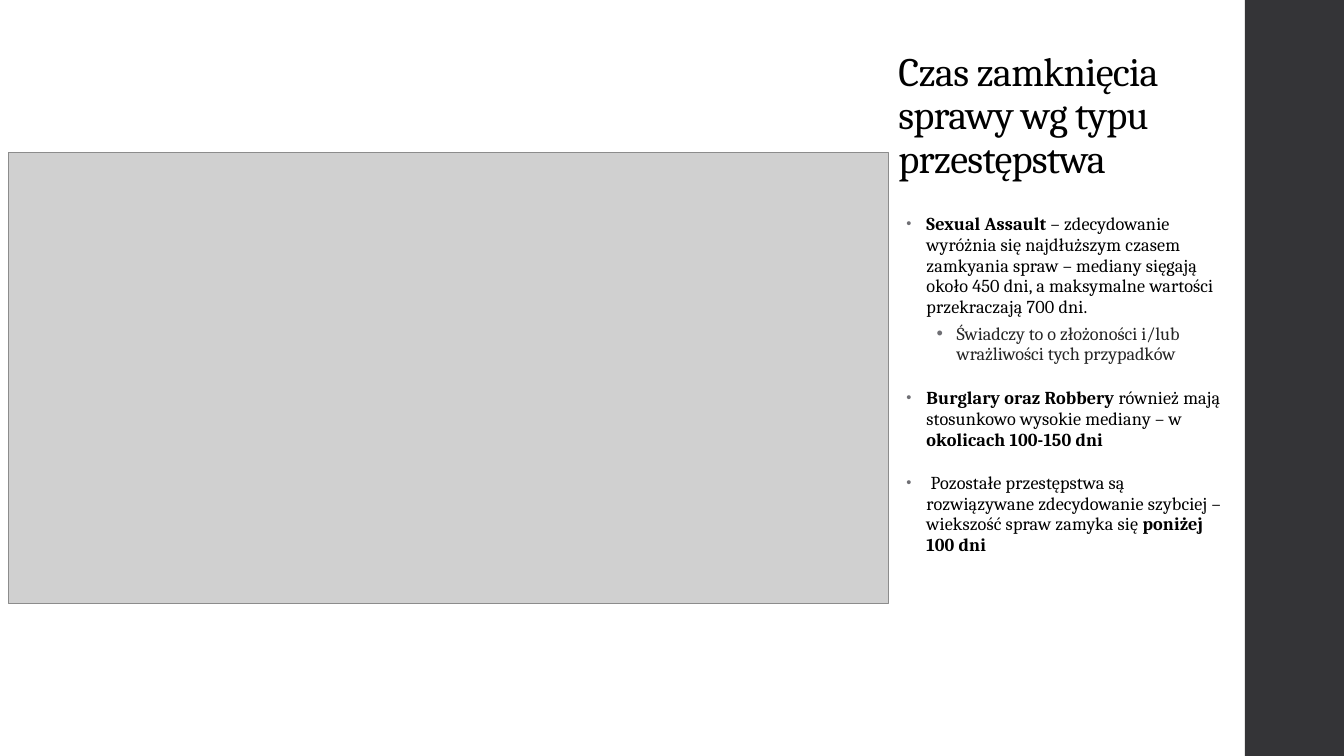
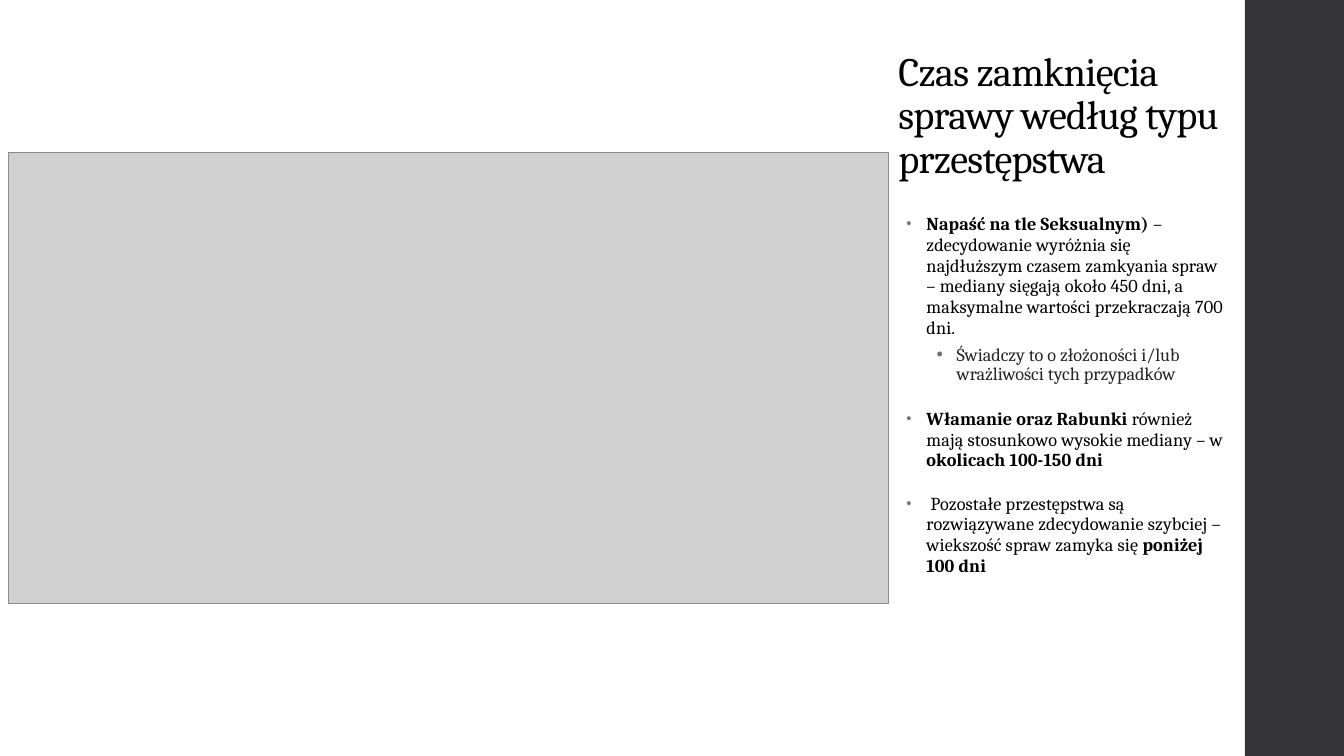
Before and after one commit to Mateusz-Marciniuk/crime_analiza_WSB, a slide deck: slide 9 of Analiza przestępczości w indiach.pptx. Drawn at 1344x756 pixels with LibreOffice and Linux fonts; fonts in the diff are those of the drawing; grey boxes stand for pictures. Boxes give left, top, right and bottom in pixels: in the first picture for what was removed or moved away, otherwise in the second. Text is boxed around its words. In the diff, an @@ line names an element or a change of style, - is before the commit and + after.

```diff
--- a/Analiza przestępczości w indiach.pptx
+++ b/Analiza przestępczości w indiach.pptx
@@ title at bbox=[898, 58, 1218, 182]: text changed @@
-Czas zamknięcia sprawy wg typu przestępstwa
+Czas zamknięcia sprawy według typu przestępstwa
@@ text at bbox=[926, 217, 1223, 334]: text changed @@
-• Sexual Assault – zdecydowanie wyróżnia się najdłuższym czasem zamkyania spraw – mediany sięgają około 450 dni, a maksymalne wartości przekraczają 700 dni.
+• Napaść na tle Seksualnym) – zdecydowanie wyróżnia się najdłuższym czasem zamkyania spraw – mediany sięgają około 450 dni, a maksymalne wartości przekraczają 700 dni.
@@ text at bbox=[926, 412, 1223, 466]: text changed @@
-• Burglary oraz Robbery również mają stosunkowo wysokie mediany – w okolicach 100-150 dni
+• Włamanie oraz Rabunki również mają stosunkowo wysokie mediany – w okolicach 100-150 dni
```
Also in this commit, not shown: 5 other slides changed, 1 slide added, 2 other files.
